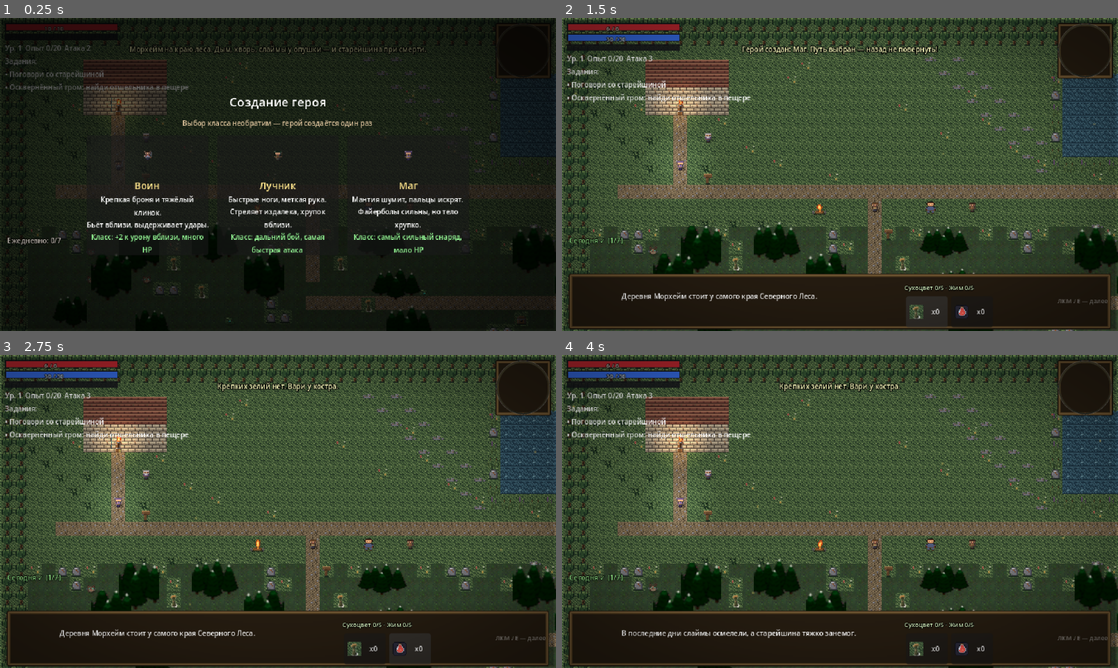
Above: before the commit, frames 1-4 (two rows, left to right).
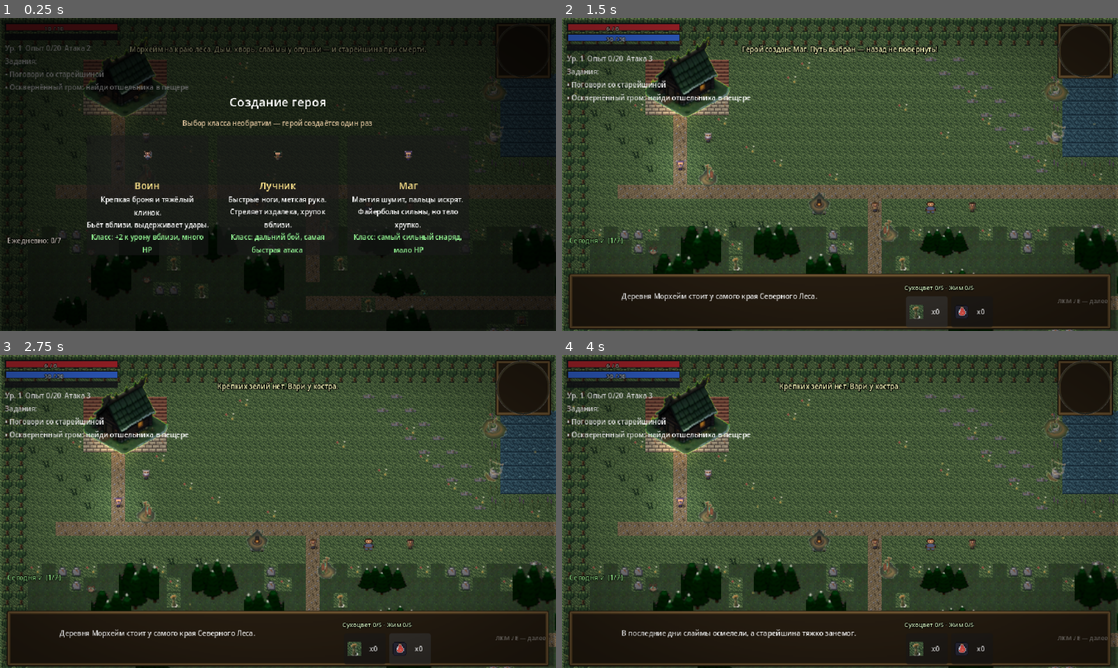
Above: after the commit, the same moments.

Repository: kgazha/shadows-of-the-northwood
Game: Godot game, scene res://scenes/main.tscn
Same seed, same stepped clock (60 frames per second), same inputs: the game is played once before the commit and once after it.
Inputs (mouse positions are in pixels of both pictures, inside the frame that each line leads up to):
- Up to frame 1 (0.25 s): no input
- Up to frame 2 (1.5 s): tap Enter (ui_accept) at 0.5, 0.77 s; move the mouse to (962, 158) at 0.52 s; press the mouse at (962, 158) at 0.53 s; hold D (move_right) 0.53-1.25 s; release the mouse at (962, 158) at 1.25 s; click "x0" at 1.25 s
- Up to frame 3 (2.75 s): click "x0" at 2 s
- Up to frame 4 (4 s): tap Enter (ui_accept) at 2.75 s; drag from (728, 527) to (873, 545) at 2.77 s; move the mouse to (895, 442) at 3.52 s; hold D (move_right) from 3.53 s (still down); hold Q (potion) from 3.53 s (still down)

The runs differ from the first frame. In frame 1, 1.3% of the frame differs, in the area x 6-100%, y 7-75%; in frame 2, 3.8%; in frame 3, 3.8%; in frame 4, 3.8%, in the area x 0-100%, y 0-90%.

Commit message:
Живая деревня поверх геометрии: коттедж, два колодца, указатель и костёр живописными спрайтами (слой VillageProps, z=5), LINEAR-сглаживание зон Village/Cave/Ashen — коллайдеры, блок-формы и тайл-рендер бит-в-бит прежние

Diff:
--- a/pixel-rpg/scripts/world.gd
+++ b/pixel-rpg/scripts/world.gd
@@ -37,6 +37,22 @@
 ## Кластер крупнее — это «стена» деревьев по рамке карты, а не роща: один спрайт
 ## на несколько сотен клеток был бы абсурден, такие кластеры остаются тайлами.
 const GROVE_MAX_TREES := 8
+## Деревенские пропсы («живая стилистика», волна 3): НАД тайловой отрисовкой —
+## один спрайт на объект (изба/колодец/указатель/костёр). Меняется только
+## картинка: CHAR_TO_TILE, BLOCK_SHAPES, коллайдеры и тайлы (миникарта читает
+## атласы) остаются бит-в-бит; под пропсом рисуется прежний тайл. Как и рощи —
+## fail-safe: нет ассета → соответствующие клетки остаются тайловыми.
+const VILLAGE_ART_COTTAGE := "res://assets/art/village_cottage.png"
+const VILLAGE_ART_WELLS := [
+	"res://assets/art/village_well_1.png",
+	"res://assets/art/village_well_2.png",
+]
+const VILLAGE_ART_SIGNPOST := "res://assets/art/village_signpost.png"
+const VILLAGE_ART_CAMPFIRE := "res://assets/art/village_campfire.png"
+## Изба — связный «R»/«W»/«D» кластер (крыша/стены/дверь). Меньше 4 клеток —
+## не постройка; больше 64 — стена частокола, не изба (один спрайт не положим).
+const COTTAGE_MIN_CELLS := 4
+const COTTAGE_MAX_CELLS := 64
 const CAVE_OFFSET := Vector2(0, 4800.0)      # «этаж» пещеры в общих координатах
 const CAVE_ENTRANCE_TILE := Vector2i(40, 17) # вход в пещеру в лесу (тайл проходим: T)
 const ASHEN_OFFSET := Vector2(0, 9600.0)     # «этаж» Пепелища в общих координатах
@@ -69,6 +85,8 @@
 var grove_art: Array = []   # спрайты крон рощ (assets/art/tree_grove_*.png)
 var _groves: Array = []     # рощи: Array[Array[Vector2i]] — 8-связные кластеры «t»
 var _grove_cells := {}      # клетки «t» под кронами: на базовом слое там подстилка
+var village_props: Node2D   # визуальный слой пропсов деревни (z 5, «живая» картинка)
+var _cf_props: Array = []   # [{"spr": Sprite2D, "cf": Node}] — погасший костёр прячем
 var cave_zone: Node2D
 var dungeon_zone  # scripts/dungeon_zone.gd (типизирован слабо — API: setup/spawn_world_pos/map_w/map_h)
 var ashen_zone: Node2D
@@ -133,16 +151,23 @@
 	# но теперь никогда не видят «незагруженное» состояние. apply_zone() вызывается
 	# позже: зона пещеры к моменту применения должна быть собрана.
 	var loaded := GameState.load_game()  # true — сейв прочитан (F9 грузит сам, см. _unhandled_input)
+	# «Мягкий мир» (волна 3): контейнеры зон с texture_filter=LINEAR — тайлы,
+	# сущности, кроны и пропсы наследуют сглаживание (живописная стилистика без
+	# пиксельной сетки). Физика/координаты не двигаются: фильтр — только вывод.
+	# HUD/Minimap/Journal — CanvasLayer-поддеревья вне зон, не затронуты.
 	village_zone = Node2D.new()
 	village_zone.name = "Village"
+	village_zone.texture_filter = CanvasItem.TEXTURE_FILTER_LINEAR
 	add_child(village_zone)
 	cave_zone = Node2D.new()
 	cave_zone.name = "Cave"
 	cave_zone.position = CAVE_OFFSET
+	cave_zone.texture_filter = CanvasItem.TEXTURE_FILTER_LINEAR
 	add_child(cave_zone)
 	ashen_zone = Node2D.new()
 	ashen_zone.name = "Ashen"
 	ashen_zone.position = ASHEN_OFFSET
+	ashen_zone.texture_filter = CanvasItem.TEXTURE_FILTER_LINEAR
 	add_child(ashen_zone)
 	_build_tiles()
 	_build_walls()
@@ -150,6 +175,7 @@
 	_spawn_player()
 	_spawn_entities()
 	_build_campfires()
+	_build_village_props()
 	_build_cave()
 	_build_cave_entrance()
 	_build_ashen()
@@ -340,6 +366,152 @@
 		root.add_child(spr)
 
 
+## ---- Пропсы деревни (избы/колодцы/указатель/костёр) -----------------------
+
+## 8-связные кластеры клеток, чей символ входит в chars (row-major обход —
+## детерминирован, как _grove_clusters). Возвращает Array[Array[Vector2i]]
+## кластеров размером min_size..max_size.
+func _map_clusters(chars: String, min_size: int, max_size: int) -> Array:
+	var seen := {}
+	var out: Array = []
+	for y in map_h:
+		var row := String(map_rows[y])
+		for x in map_w:
+			if not chars.contains(row[x]) or seen.has(Vector2i(x, y)):
+				continue
+			seen[Vector2i(x, y)] = true
+			var stack: Array = [Vector2i(x, y)]
+			var comp: Array = []
+			while not stack.is_empty():
+				var c: Vector2i = stack.pop_back()
+				comp.append(c)
+				for dy in range(-1, 2):
+					for dx in range(-1, 2):
+						if dx == 0 and dy == 0:
+							continue
+						var n := c + Vector2i(dx, dy)
+						if n.x < 0 or n.y < 0 or n.x >= map_w or n.y >= map_h:
+							continue
+						if seen.has(n) or not chars.contains(String(map_rows[n.y])[n.x]):
+							continue
+						seen[n] = true
+						stack.append(n)
+			if comp.size() >= min_size and comp.size() <= max_size:
+				out.append(comp)
+	return out
+
+func _map_char(x: int, y: int) -> String:
+	if x < 0 or y < 0 or x >= map_w or y >= map_h:
+		return ""
+	return String(map_rows[y])[x]
+
+## Есть ли ch в 8-окрестности (САМА клетка (x,y) не считается — иначе «r» на
+## камне всегда было бы «есть соседний r» и одиночный колодец не нашёлся бы).
+func _near_char(x: int, y: int, ch: String) -> bool:
+	for dy in range(-1, 2):
+		for dx in range(-1, 2):
+			if dx == 0 and dy == 0:
+				continue
+			if _map_char(x + dx, y + dy) == ch:
+				return true
+	return false
+
+func _village_art(p: String) -> Texture2D:
+	return load(p) if ResourceLoader.exists(p) else null
+
+## Спрайт-проп: по центру bbox клеток [x0..x1], низ — на нижней границе
+## последних клеток (те же +2, что у tile_to_world/GroveCanopy), LINEAR.
+## flip_h — хеш координат (позирует однообразных объектов), без randi.
+func _add_prop(tex: Texture2D, x0: int, x1: int, y0: int, y1: int, seed_c: Vector2i) -> Sprite2D:
+	var spr := Sprite2D.new()
+	spr.texture = tex
+	spr.centered = true
+	spr.texture_filter = CanvasItem.TEXTURE_FILTER_LINEAR
+	spr.flip_h = posmod(seed_c.x * 3571 + seed_c.y * 7919, 2) == 0
+	spr.position = Vector2((x0 + x1 + 1) * 0.5 * TILE,
+		float((y1 + 1) * TILE) + 2.0 - float(tex.get_height()) * 0.5)
+	village_props.add_child(spr)
+	return spr
+
+## Один визуальный слой z_index=5 (тот же уровень, что GroveCanopy, — поверх
+## тайлов и сущностей; в деревне кроны с пропсами не пересекаются). Полностью
+## fail-safe: без любого ассета его клетки просто остаются тайловой отрисовкой
+## (она не менялась). Геометрия, коллайдеры, миникарта — не затронуты.
+func _build_village_props() -> void:
+	village_props = Node2D.new()
+	village_props.name = "VillageProps"
+	village_props.z_index = 5
+	village_zone.add_child(village_props)
+	var missing: Array = []
+	# Избы: кластер «R»/«W»/«D» (крыша/стены/дверь ручной постройки) — один
+	# спрайт на кластер, низ по нижней границе стен, центр по bbox.
+	var cottage := _village_art(VILLAGE_ART_COTTAGE)
+	if cottage == null:
+		missing.append(VILLAGE_ART_COTTAGE)
+	else:
+		for comp in _map_clusters("RDW", COTTAGE_MIN_CELLS, COTTAGE_MAX_CELLS):
+			var x0: int = comp[0].x
+			var x1: int = comp[0].x
+			var y0: int = comp[0].y
+			var y1: int = comp[0].y
+			for c in comp:
+				x0 = mini(x0, c.x)
+				x1 = maxi(x1, c.x)
+				y0 = mini(y0, c.y)
+				y1 = maxi(y1, c.y)
+			_add_prop(cottage, x0, x1, y0, y1, Vector2i(x0, y0))
+	# Колодцы: одиночные валуны «r» впритык к воде — там деревня и ставила
+	# сруб колодца у озера. Коллайдер валуна (11x10) уже жмёт центр клетки —
+	# «твёрдость» колодца физически та же, что была у камня.
+	var wells: Array = []
+	for p in VILLAGE_ART_WELLS:
+		var t := _village_art(p)
+		if t != null:
+			wells.append(t)
+	if wells.is_empty():
+		missing.append_array(VILLAGE_ART_WELLS)
+	else:
+		var ki := 0
+		for y in map_h:
+			var row := String(map_rows[y])
+			for x in map_w:
+				if row[x] != "r" or not _near_char(x, y, "w"):
+					continue
+				if _near_char(x, y, "r"):
+					continue  # только ОДИНОЧНЫЙ камень: группа — это гряда, не колодец
+				_add_prop(wells[ki % wells.size()], x, x, y, y, Vector2i(x, y))
+				ki += 1
+	# Указатели: каждый «s» — свой столб (коллайдер 6x5 у земли не двигается).
+	var sign := _village_art(VILLAGE_ART_SIGNPOST)
+	if sign == null:
+		missing.append(VILLAGE_ART_SIGNPOST)
+	else:
+		for y in map_h:
+			var row2 := String(map_rows[y])
+			for x in map_w:
+				if row2[x] == "s":
+					_add_prop(sign, x, x, y, y, Vector2i(x, y))
+	# Костёр: живописный треножник с котелком на месте CAMPFIRE_SPOTS. Старый
+	# 16px-огонь campfire.gd остаётся узлом (зона E, аналитика), но закрыт
+	# спрайтом; когда костёр использован — пропс прячем, и снова виден прежний
+	# пепел (кампус геймплейных состояний campfire.gd не трогаем).
+	var cf_tex := _village_art(VILLAGE_ART_CAMPFIRE)
+	if cf_tex == null:
+		missing.append(VILLAGE_ART_CAMPFIRE)
+	else:
+		for cf in campfires:
+			var t: Vector2i = CAMPFIRE_SPOTS.get(cf.camp_id, Vector2i(-1, -1))
+			if t.x < 0:
+				continue
+			var spr := _add_prop(cf_tex, t.x, t.x, t.y, t.y, t)
+			spr.visible = not cf.used
+			_cf_props.append({"spr": spr, "cf": cf})
+	if not missing.is_empty():
+		var names := ""
+		for p in missing:
+			names += String(p) + " "
+		push_warning("world: нет ассетов %s— эти пропсы деревни остаются тайловыми" % names)
+
 func _build_walls() -> void:
 	var body := StaticBody2D.new()
 	body.name = "Walls"
@@ -364,6 +536,9 @@
 
 func _spawn_player() -> void:
 	player = load("res://scripts/player.gd").new()
+	# герой живёт НЕ в контейнере зоны (общие координаты, телепорты между «этажами»),
+	# «мягкий мир» ставим ему прямо — иначе он один остался бы nearest на сглаженном мире
+	player.texture_filter = CanvasItem.TEXTURE_FILTER_LINEAR
 	player.position = tile_to_world(spawn_tile)
 	add_child(player)
 	cam = Camera2D.new()
@@ -374,6 +549,9 @@
 	player.add_child(cam)
 	cam.make_current()
 	hint_label = Label.new()
+	# текст world-space подсказок — не «картинка», держим пиксельную чёткость
+	# (наследовать LINEAR от героя ему не надо)
+	hint_label.texture_filter = CanvasItem.TEXTURE_FILTER_NEAREST
 	hint_label.position = Vector2(-45, -26)
 	hint_label.size = Vector2(90, 10)
 	hint_label.horizontal_alignment = HORIZONTAL_ALIGNMENT_CENTER
@@ -652,6 +830,13 @@
 		hint_label.text = "E: " + near[0].get_hint()
 	_check_witch_done()
 	_update_cursor()
+	# погасший (использованный) костёр: живописный треножник прячем — на его
+	# месте снова виден прежний «пепел» из спрайтов campfire.gd
+	for e in _cf_props:
+		var spr: Sprite2D = e["spr"]
+		var cf = e["cf"]
+		if is_instance_valid(spr) and is_instance_valid(cf) and spr.visible == cf.used:
+			spr.visible = not cf.used
 
 # --- мышь: курсор и враги под курсором ---
 
Binary file added: pixel-rpg/assets/art/village_campfire.png
Not shown, added: pixel-rpg/assets/art/village_campfire.png.import
Binary file added: pixel-rpg/assets/art/village_cottage.png
Not shown, added: pixel-rpg/assets/art/village_cottage.png.import
Binary file added: pixel-rpg/assets/art/village_signpost.png
Not shown, added: pixel-rpg/assets/art/village_signpost.png.import
Binary file added: pixel-rpg/assets/art/village_well_1.png
Not shown, added: pixel-rpg/assets/art/village_well_1.png.import
Binary file added: pixel-rpg/assets/art/village_well_2.png
Not shown, added: pixel-rpg/assets/art/village_well_2.png.import
